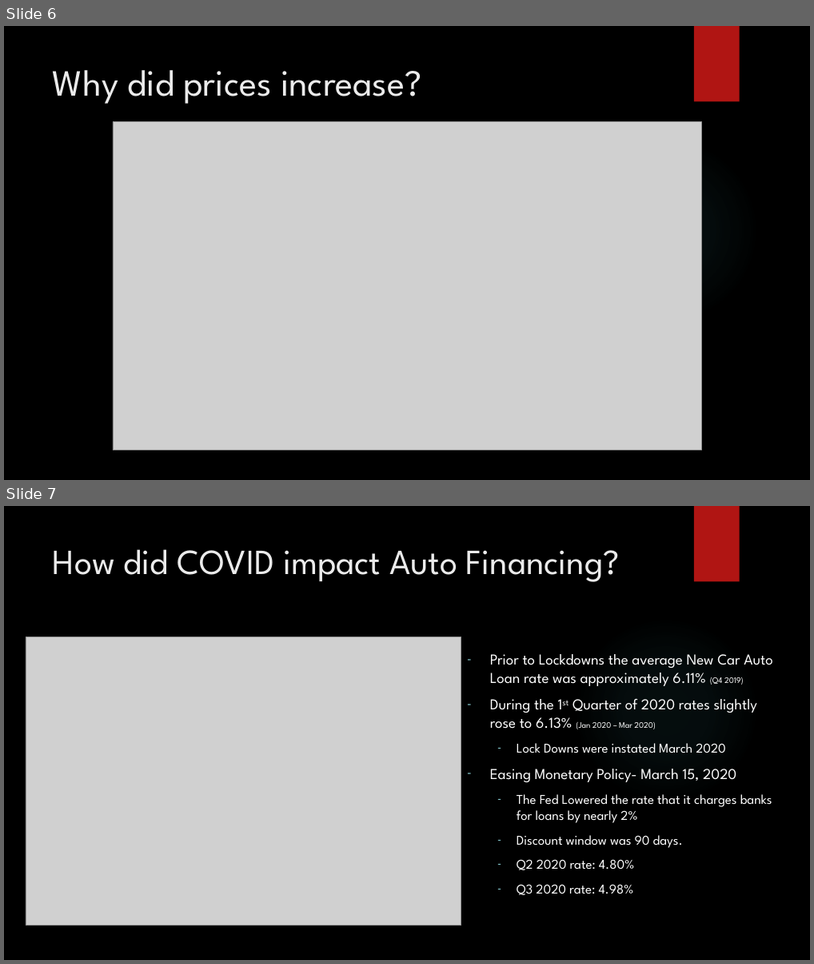
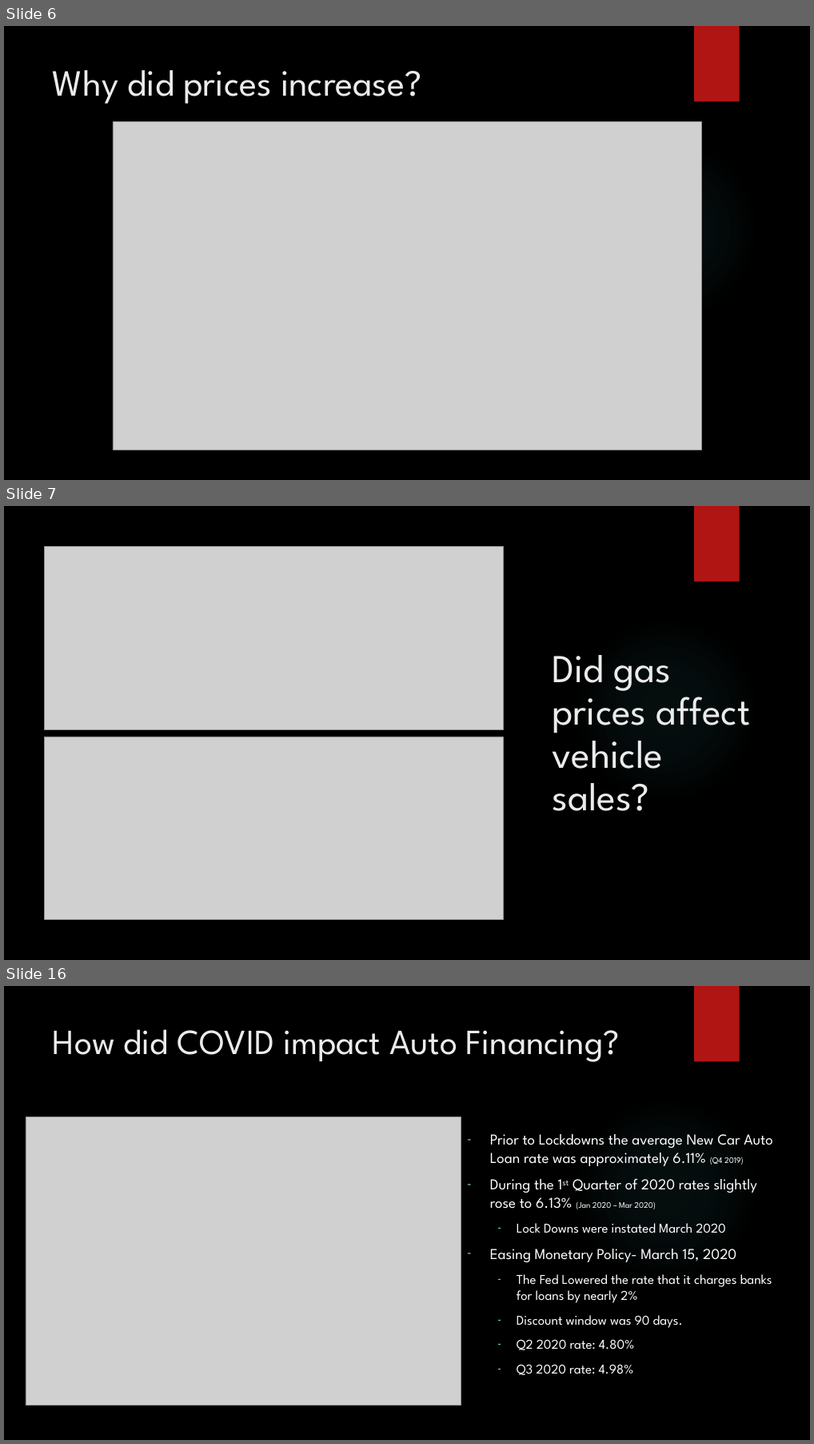
Before and after one commit to T800-101A/Impact_Vehicule_COVID-19, a slide deck: Project 1 Presentation .pptx. Shown one above the other, each under a label of ours: slides 6 and 7 before the commit, slides 6, 7 and 16 after it; the slides between them are not shown. The pictures are 814x964 and 814x1444 pixels, drawn with LibreOffice and Linux fonts; fonts in the diff are those of the drawing; grey boxes stand for pictures; background and template pictures are left out. Boxes give left, top, right and bottom in pixels: in the first picture for what was removed or moved away, otherwise in the second. Text is boxed around its words. In the diff, an @@ line names an element or a change of style, - is before the commit and + after.

```diff
--- a/Project 1 Presentation .pptx
+++ b/Project 1 Presentation .pptx
@@ slide 7 added at [4, 506, 810, 960], background picture (left out); not listed: 2 template elements that a slide beside it also shows @@
@@ picture added at [44, 547, 504, 729] @@
@@ title added at [553, 655, 750, 811], 47 pt, text #EBEBEB @@
+Did gas prices affect vehicle sales?
@@ picture added at [44, 736, 504, 919] @@
@@ what was slide 7 is now slide 16 @@
```
Also in this commit, not shown: 8 other slides added.
